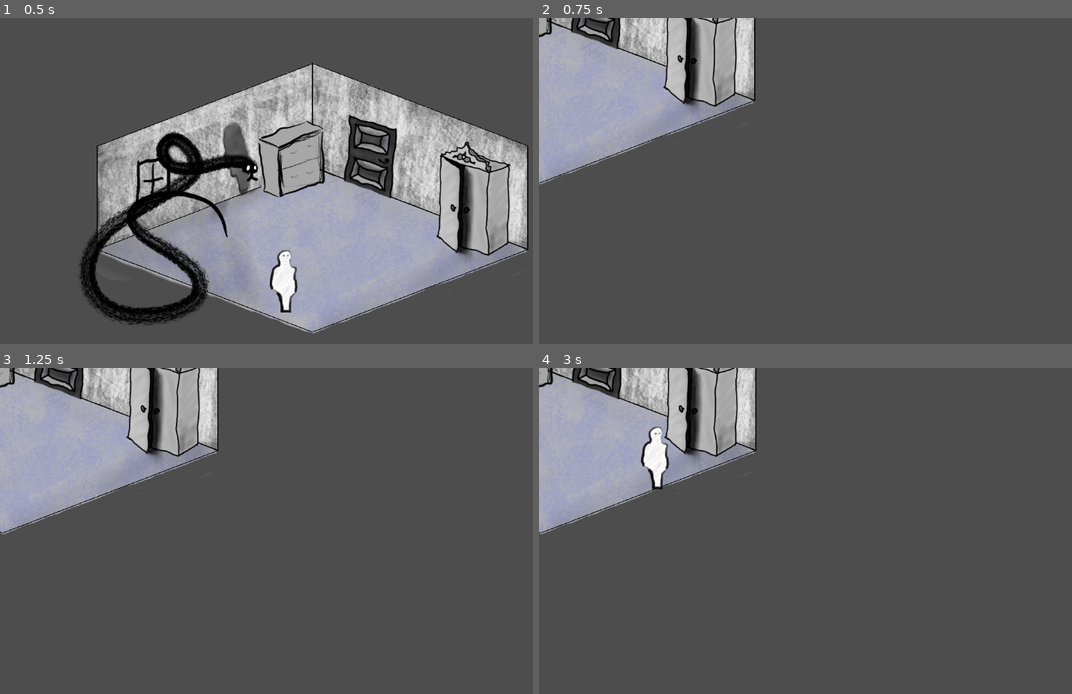
Above: before the commit, frames 1-4 (two rows, left to right).
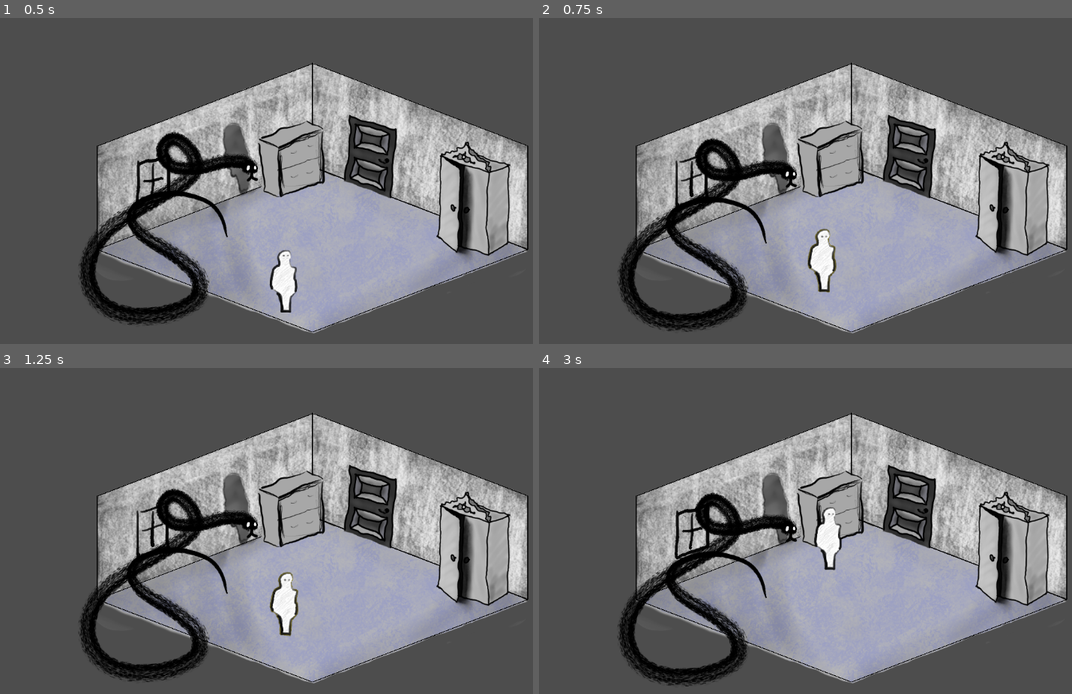
Above: after the commit, the same moments.

Repository: AndreasBurbach/GGJ_MyMask
Game: Godot game, scene res://test_room.tscn
The game is run twice, just before and just after one commit, with the same random seed, the same clock (stepped at 60 frames per second) and the same inputs. This scene is started directly instead of the project's main scene.
Inputs (mouse positions are in pixels of both pictures, inside the frame that each line leads up to):
- Up to frame 1 (0.5 s): no input
- Up to frame 2 (0.75 s): move the mouse to (821, 282) at 0.52 s; press the mouse at (821, 282) at 0.53 s
- Up to frame 3 (1.25 s): no input
- Up to frame 4 (3 s): move the mouse to (1018, 586) at 1.27 s; release the mouse at (1018, 586) at 1.28 s; click (1018, 586) at 1.35 s; move the mouse to (656, 485) at 2.02 s; press the mouse at (656, 485) at 2.03 s; move the mouse to (869, 537) at 2.77 s; release the mouse at (869, 537) at 2.78 s; click (869, 537) at 2.85 s

Frame 1 is identical in both runs. In frame 2, 61% of the frame differs, in the area x 0-100%, y 0-97%; in frame 3, 61%; in frame 4, 61%.

Commit message:
fix person walking

Diff:
--- a/person.tscn
+++ b/person.tscn
@@ -22,7 +22,7 @@
 tracks/0/type = "value"
 tracks/0/imported = false
 tracks/0/enabled = true
-tracks/0/path = NodePath("..:position")
+tracks/0/path = NodePath("Container:position")
 tracks/0/interp = 1
 tracks/0/loop_wrap = true
 tracks/0/keys = {
@@ -30,6 +30,18 @@
 "transitions": PackedFloat32Array(1),
 "update": 0,
 "values": [Vector2(0, 0)]
+}
+tracks/1/type = "value"
+tracks/1/imported = false
+tracks/1/enabled = true
+tracks/1/path = NodePath("Container:rotation")
+tracks/1/interp = 1
+tracks/1/loop_wrap = true
+tracks/1/keys = {
+"times": PackedFloat32Array(0),
+"transitions": PackedFloat32Array(1),
+"update": 0,
+"values": [0.0]
 }
 
 [sub_resource type="Animation" id="Animation_g6f2d"]
@@ -39,14 +51,26 @@
 tracks/0/type = "value"
 tracks/0/imported = false
 tracks/0/enabled = true
-tracks/0/path = NodePath("..:position")
+tracks/0/path = NodePath("Container:position")
 tracks/0/interp = 1
 tracks/0/loop_wrap = true
 tracks/0/keys = {
-"times": PackedFloat32Array(0, 1, 2, 3, 4),
-"transitions": PackedFloat32Array(1, 1, 1, 1, 1),
+"times": PackedFloat32Array(0, 1, 2, 3),
+"transitions": PackedFloat32Array(1, 1, 1, 1),
 "update": 0,
-"values": [Vector2(0, 0), Vector2(-5, 0), Vector2(0, 0), Vector2(5, 0), Vector2(0, 0)]
+"values": [Vector2(0, 0), Vector2(-4, 0), Vector2(0, 0), Vector2(5, 0)]
+}
+tracks/1/type = "value"
+tracks/1/imported = false
+tracks/1/enabled = true
+tracks/1/path = NodePath("Container:rotation")
+tracks/1/interp = 1
+tracks/1/loop_wrap = true
+tracks/1/keys = {
+"times": PackedFloat32Array(1, 2.9666667),
+"transitions": PackedFloat32Array(1, 1),
+"update": 0,
+"values": [-0.03490658503988659, 0.03490658503988659]
 }
 
 [sub_resource type="AnimationLibrary" id="AnimationLibrary_aoiax"]
